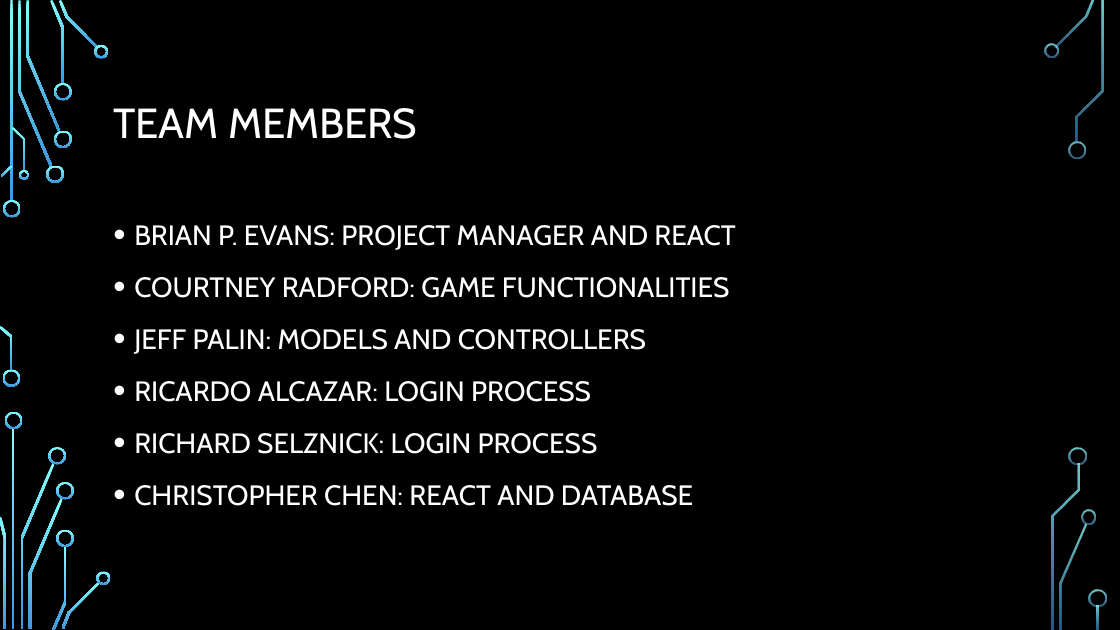
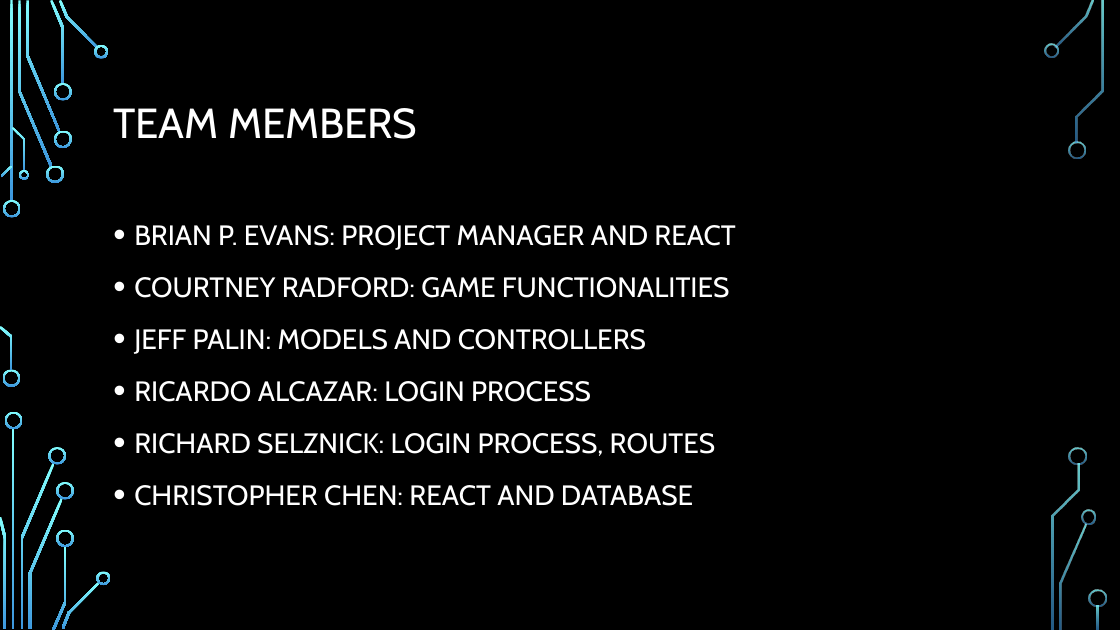
Before and after one commit to Battle-Board/Battle-Board, a slide deck: slide 2 of BattleBoard.pptx. Drawn at 1120x630 pixels with LibreOffice and Linux fonts; fonts in the diff are those of the drawing; background and template pictures are left out. Boxes give left, top, right and bottom in pixels: in the first picture for what was removed or moved away, otherwise in the second. Text is boxed around its words. In the diff, an @@ line names an element or a change of style, - is before the commit and + after.

```diff
--- a/BattleBoard.pptx
+++ b/BattleBoard.pptx
@@ text at box(134, 433, 715, 456): text changed @@
-• RICHARD SELZNICK: LOGIN PROCESS
+• RICHARD SELZNICK: LOGIN PROCESS, ROUTES
```
Also in this commit, not shown: 1 other slide changed, 2 other files.
